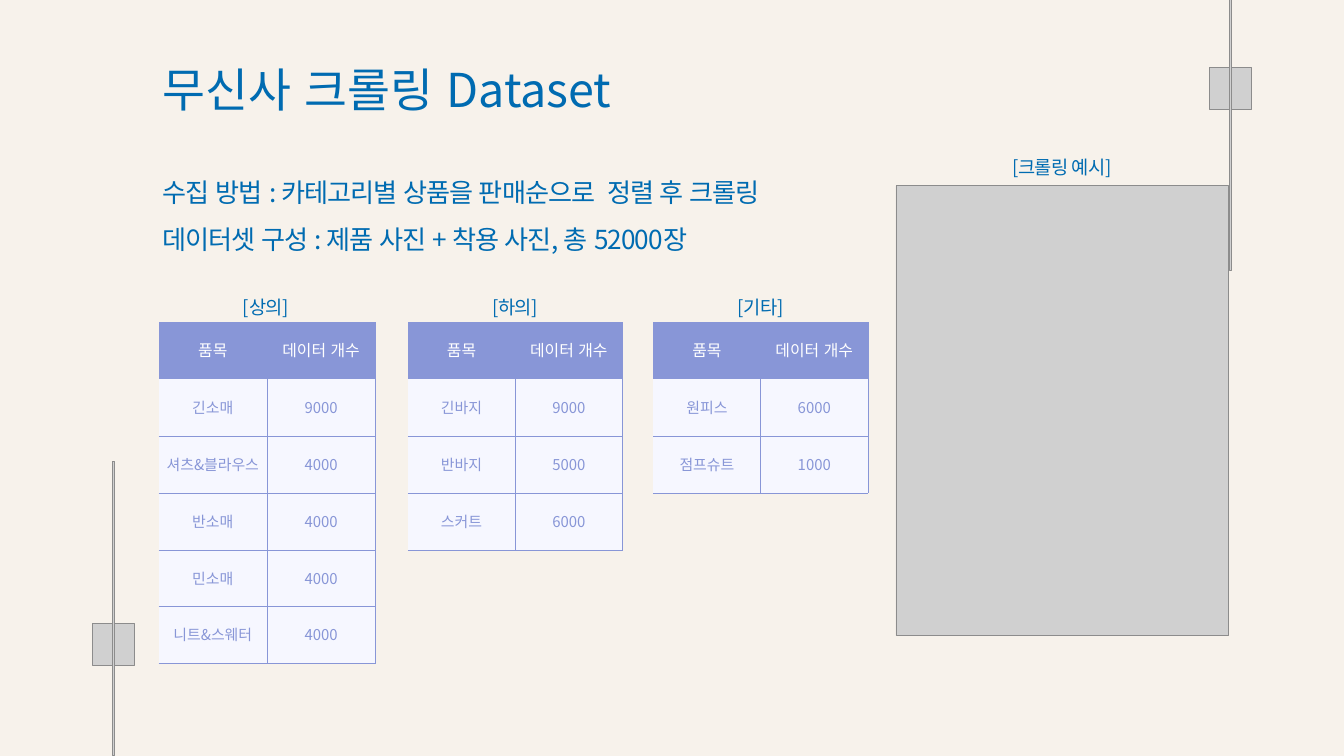
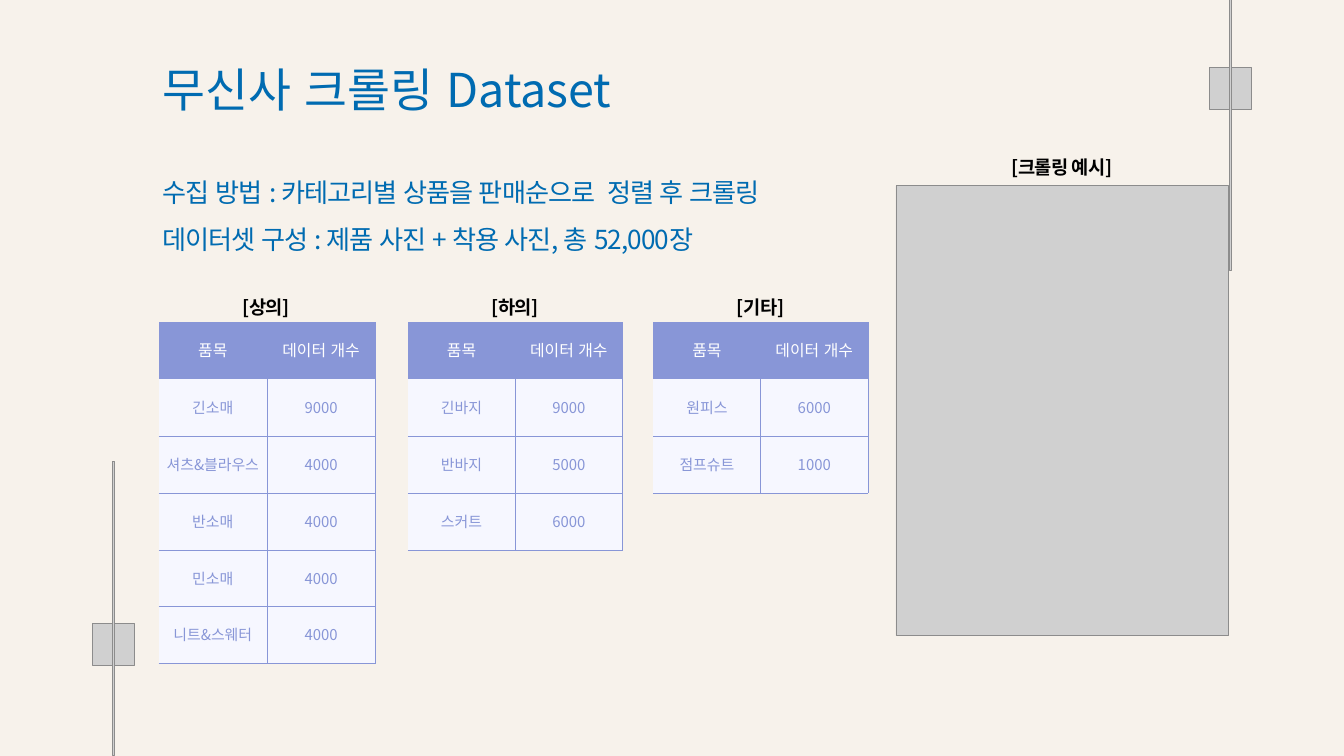
Before and after one commit to Playdata-G-DA35/DA35-final-team2-Item_Classification_RPA, a slide deck: slide 6 of documents/의류 카테고리 분류 모델 결과 보고서.pptx. Drawn at 1344x756 pixels with LibreOffice and Linux fonts; fonts in the diff are those of the drawing; grey boxes stand for pictures; background and template pictures are left out. Boxes give left, top, right and bottom in pixels: in the first picture for what was removed or moved away, otherwise in the second. Text is boxed around its words. In the diff, an @@ line names an element or a change of style, - is before the commit and + after.

```diff
--- a/documents/의류 카테고리 분류 모델 결과 보고서.pptx
+++ b/documents/의류 카테고리 분류 모델 결과 보고서.pptx
@@ text colour #006BB1 to #000000, bold on in 4 elements at (x1=242, y1=298, x2=290, y2=318), (x1=491, y1=298, x2=539, y2=318), (x1=737, y1=298, x2=785, y2=318), (x1=1012, y1=158, x2=1113, y2=178) @@
@@ text at (x1=162, y1=227, x2=693, y2=254): text changed @@
-데이터셋 구성 : 제품 사진 + 착용 사진, 총 52000장
+데이터셋 구성 : 제품 사진 + 착용 사진, 총 52,000장
```
Also in this commit, not shown: 5 other slides changed, 5 slides added, 9 slides removed, 2 other files.
